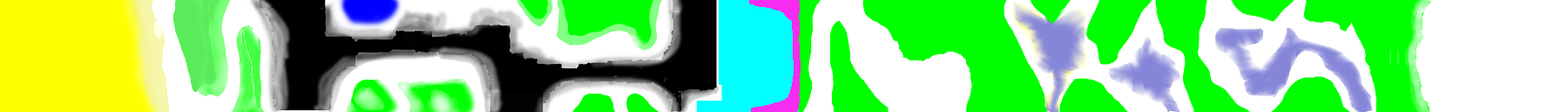
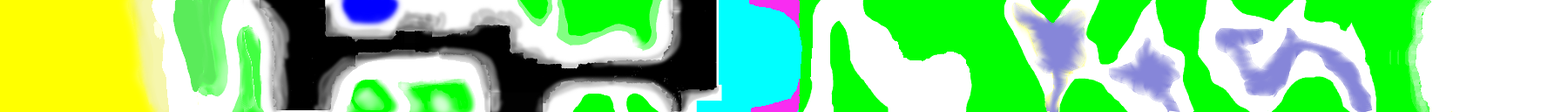
Two versions of the same layered image (w=1568, h=112). Layer-by-layer changes:
painted on "Background" over [783,12,813,101]
